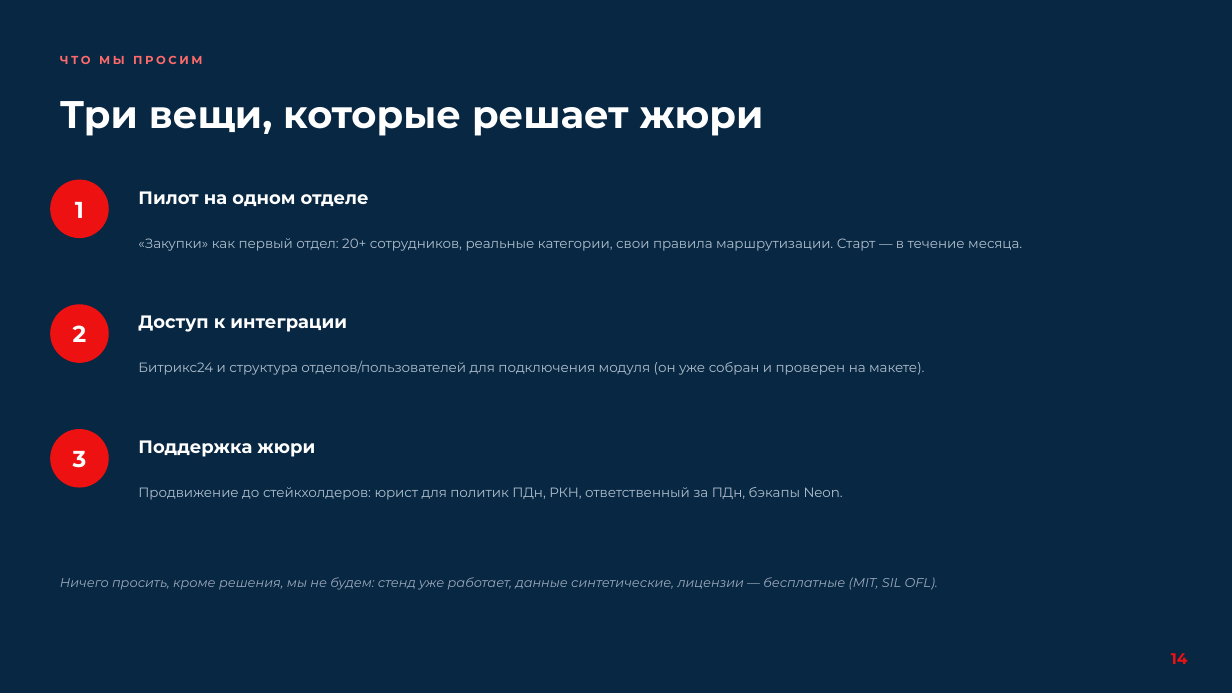
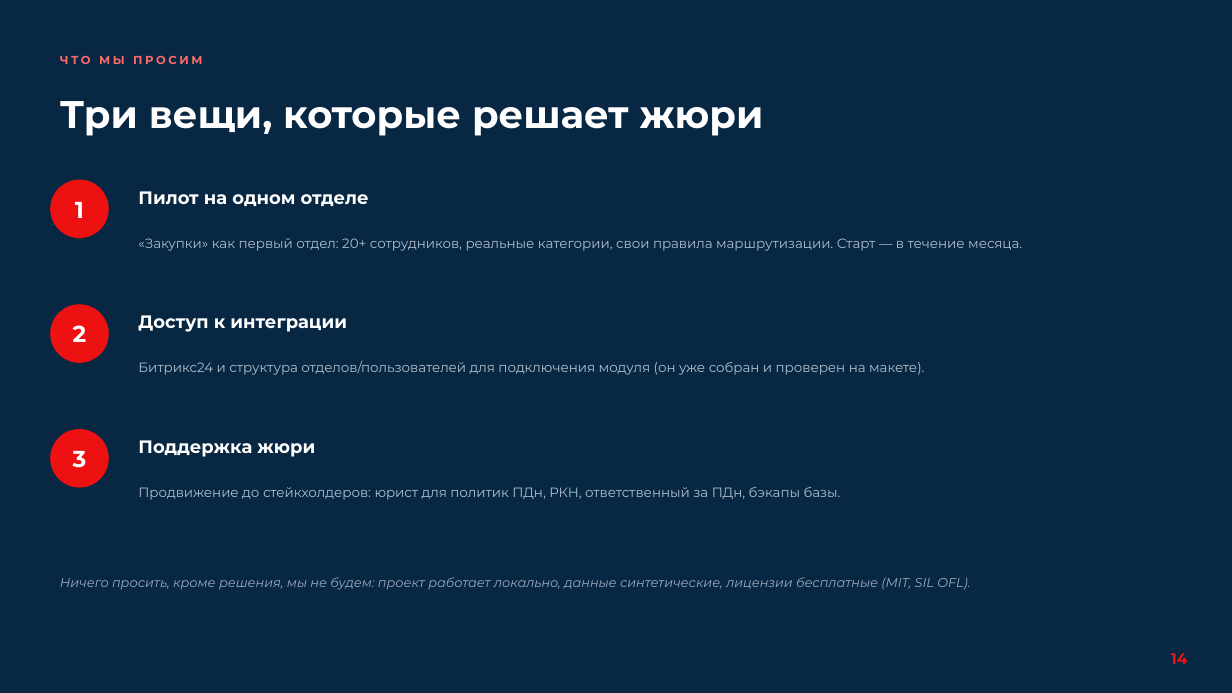
Before and after one commit to DENDORoff/otklik, a slide deck: slide 14 of ПИТЧ-ПРЕЗЕНТАЦИЯ.pptx. Drawn at 1232x693 pixels with LibreOffice and Linux fonts; fonts in the diff are those of the drawing. Boxes give left, top, right and bottom in pixels: in the first picture for what was removed or moved away, otherwise in the second. Text is boxed around its words. In the diff, an @@ line names an element or a change of style, - is before the commit and + after.

Commit message:
Портфолио: выведены из эксплуатации Vercel и Neon, осталась инструкция развёртывания

```diff
--- a/ПИТЧ-ПРЕЗЕНТАЦИЯ.pptx
+++ b/ПИТЧ-ПРЕЗЕНТАЦИЯ.pptx
@@ text at (138, 487, 841, 500): text changed @@
-Продвижение до стейкхолдеров: юрист для политик ПДн, РКН, ответственный за ПДн, бэкапы Neon.
+Продвижение до стейкхолдеров: юрист для политик ПДн, РКН, ответственный за ПДн, бэкапы базы.
@@ text at (60, 577, 970, 590): text changed @@
-Ничего просить, кроме решения, мы не будем: стенд уже работает, данные синтетические, лицензии — бесплатные (MIT, SIL OFL).
+Ничего просить, кроме решения, мы не будем: проект работает локально, данные синтетические, лицензии бесплатные (MIT, SIL OFL).
```
Also in this commit, not shown: 10 other slides changed, 16 other files.
